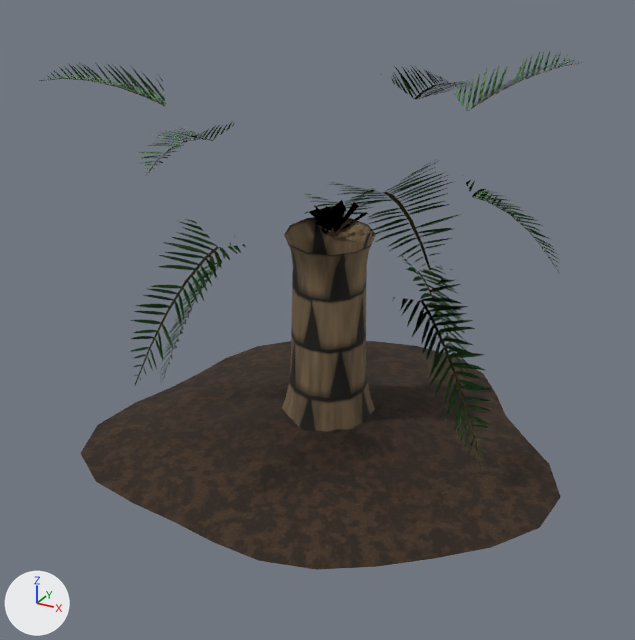
What one commit did to the glTF model game/assets/models/ZB_agac_hurma_a3.glb.
Camera for both pictures: a camera (50 mm lens) standing at (0.981, -1.844, 1.212) and looking at (-0.023, -0.017, 0.299). Arrows for +X, +Y and +Z are at lower left; the lights stay in place. The first picture is the older version. Vertices at exactly the same position are counted once.

In view in the first picture: 'ZB_agac_hurma_a3'.
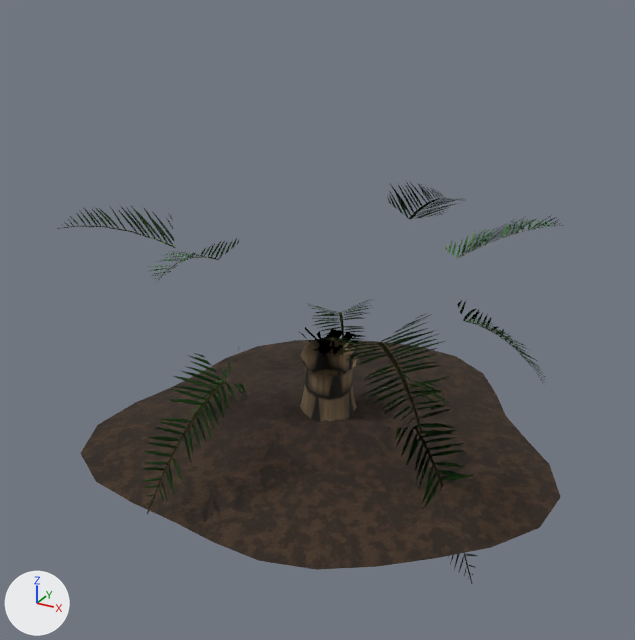
Where the change shows, as pixel boxes [x1, y1, x2, y2] in the pictures (635 x 640 px; the box of a moved part takes in the faces that stretch with it):
'ZB_agac_hurma_a3', reshaped (6% narrower, 22% shorter)
    before: [40, 51, 580, 570]
    after: [57, 181, 564, 584]
part 1 of me_zb_agac_hurma_a3, moved or reshaped
    before: [454, 51, 580, 112]
    after: [445, 215, 564, 259]
part 2 of me_zb_agac_hurma_a3, moved or reshaped
    before: [40, 64, 166, 107]
    after: [57, 206, 175, 248]
part 3 of me_zb_agac_hurma_a3, moved or reshaped
    before: [380, 66, 475, 100]
    after: [387, 181, 465, 219]
part 4 of me_zb_agac_hurma_a3, moved or reshaped
    before: [330, 159, 461, 270]
    after: [327, 313, 448, 431]
part 5 of me_zb_agac_hurma_a3, moved or reshaped
    before: [139, 122, 235, 176]
    after: [148, 238, 239, 282]
part 6 of me_zb_agac_hurma_a3, moved or reshaped
    before: [466, 179, 560, 274]
    after: [454, 296, 545, 383]
part 7 of me_zb_agac_hurma_a3, moved or reshaped
    before: [130, 219, 246, 385]
    after: [143, 353, 251, 514]
part 8 of me_zb_agac_hurma_a3, moved or reshaped
    before: [306, 188, 376, 217]
    after: [305, 299, 374, 348]
part 9 of me_zb_agac_hurma_a3, moved or reshaped
    before: [392, 269, 491, 469]
    after: [388, 394, 478, 584]
part 10 of me_zb_agac_hurma_a3, moved or reshaped
    before: [159, 235, 235, 385]
    after: [186, 349, 239, 420]
part 11 of me_zb_agac_hurma_a3, moved or reshaped
    before: [402, 256, 469, 389]
    after: [398, 365, 451, 405]
part 12 of me_zb_agac_hurma_a3, moved or reshaped
    before: [282, 217, 376, 431]
    after: [300, 337, 358, 422]

The change, as a diff of the scene's bpy script:
```diff
--- a/game/assets/models/ZB_agac_hurma_a3.glb.py
+++ b/game/assets/models/ZB_agac_hurma_a3.glb.py
@@ me_zb_agac_hurma_a3 @@
 # used by ob_zb_agac_hurma_a3; location = (0.0, 0.0, 0.0)
-me_zb_agac_hurma_a3.from_pydata(...)  # 757 vertices, 1172 faces; spans x -0.659..0.638, y -0.631..0.657, z -0.045..1.065
+me_zb_agac_hurma_a3.from_pydata(...)  # 757 vertices, 1172 faces; spans x -0.659..0.638, y -0.631..0.657, z -0.375..0.735
+# me_zb_agac_hurma_a3 part 1: the loose piece of 33 vertices spanning x 0.029..0.588, y -0.191..0.134, z 0.545..1.065 is moved by (0.0, 0.0, -0.33)
+# me_zb_agac_hurma_a3 part 2: the loose piece of 33 vertices spanning x -0.573..0.064, y -0.559..0.028, z 0.543..0.977 is moved by (0.0, 0.0, -0.33)
+# me_zb_agac_hurma_a3 part 3: the loose piece of 33 vertices spanning x -0.109..0.26, y -0.028..0.657, z 0.54..0.909 is moved by (0.0, 0.0, -0.33)
+# me_zb_agac_hurma_a3 part 4: the loose piece of 33 vertices spanning x -0.038..0.561, y -0.59..0.027, z 0.538..0.835 is moved by (0.0, 0.0, -0.33)
+# me_zb_agac_hurma_a3 part 5: the loose piece of 33 vertices spanning x -0.659..0.02, y -0.136..0.231, z 0.535..0.795 is moved by (0.0, 0.0, -0.33)
+# me_zb_agac_hurma_a3 part 6: the loose piece of 33 vertices spanning x -0.018..0.586, y -0.089..0.441, z 0.404..0.713 is moved by (0.0, 0.0, -0.33)
+# me_zb_agac_hurma_a3 part 7: the loose piece of 33 vertices spanning x -0.3..0.113, y -0.631..-0.015, z 0.328..0.69 is moved by (0.0, 0.0, -0.33)
+# me_zb_agac_hurma_a3 part 8: the loose piece of 33 vertices spanning x -0.335..0.09, y -0.05..0.531, z 0.21..0.656 is moved by (0.0, 0.0, -0.33)
+# me_zb_agac_hurma_a3 part 9: the loose piece of 33 vertices spanning x 0.006..0.536, y -0.324..0.074, z 0.084..0.616 is moved by (0.0, 0.0, -0.33)
+# me_zb_agac_hurma_a3 part 10: the loose piece of 33 vertices spanning x -0.49..0.029, y -0.302..0.082, z 0.05..0.611 is moved by (0.0, 0.0, -0.33)
+# me_zb_agac_hurma_a3 part 11: the loose piece of 33 vertices spanning x -0.048..0.38, y -0.061..0.455, z -0.045..0.593 is moved by (0.0, 0.0, -0.33)
+# me_zb_agac_hurma_a3 part 12: 169 of 757 vertices moved; they spanned x -0.127..0.131, y -0.142..0.142, z -0.011..0.554 and now span x -0.085..0.093, y -0.102..0.094, z -0.011..0.232; mean shift (0.0, 0.0, -0.164); largest move (0.074, -0.126, 0.526) -> (0.054, -0.092, 0.188)
 me_zb_agac_hurma_a3.materials.append(mat_kabuk_hurma)
```
